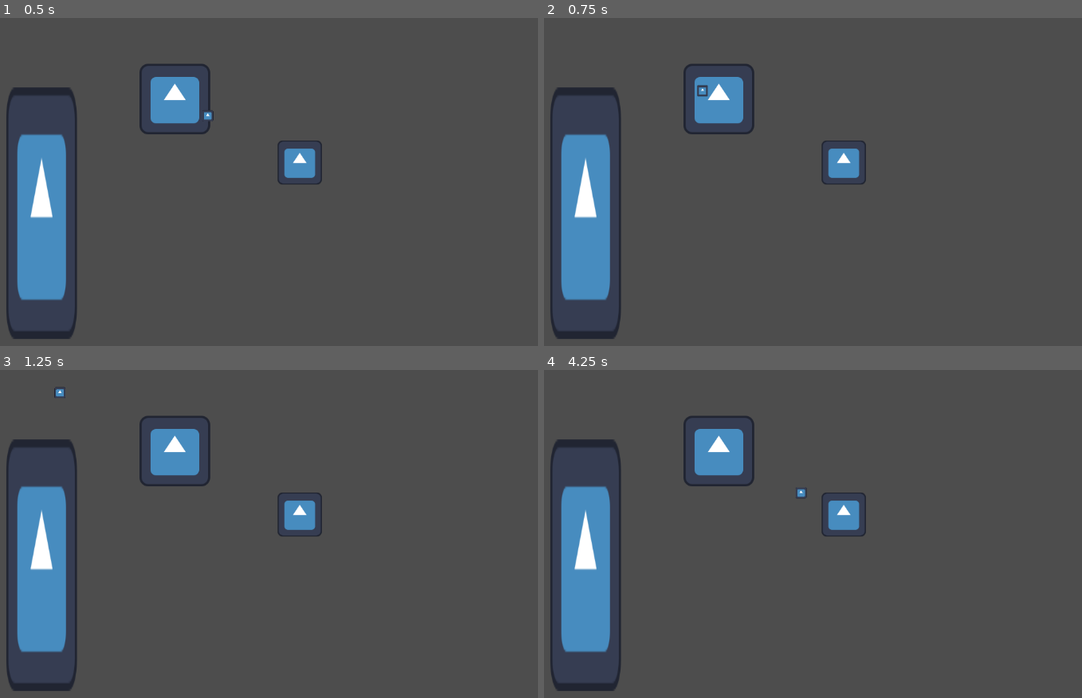
Above: before the commit, frames 1-4 (two rows, left to right).
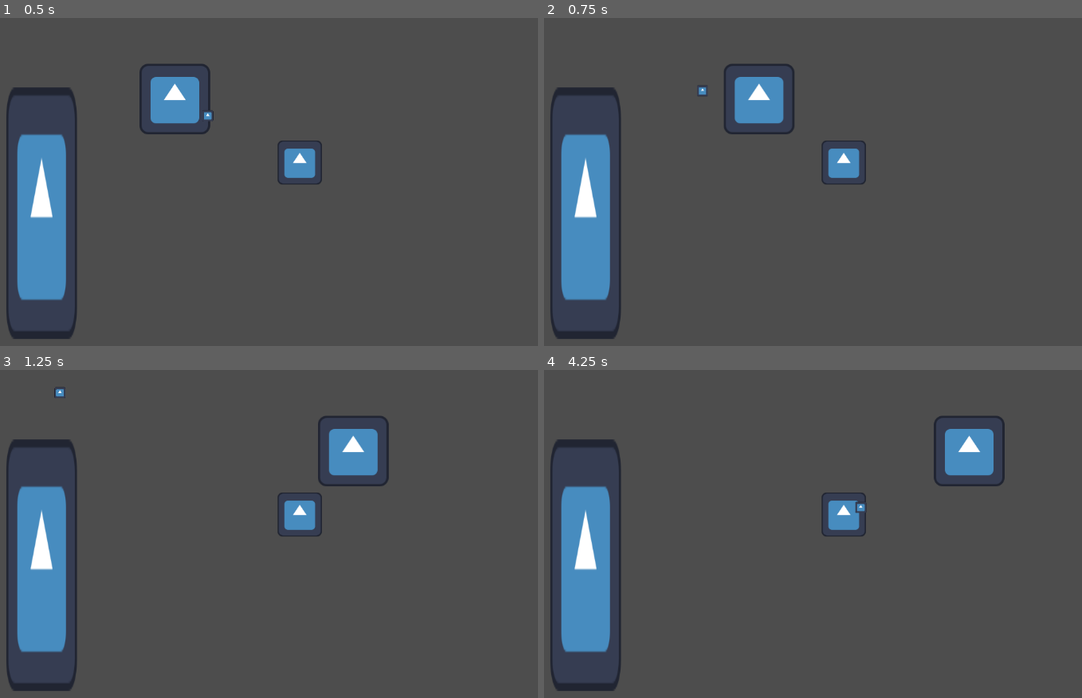
Above: after the commit, the same moments.

Repository: icarus-child/ASJ2026
Game: Godot game, scene res://main.tscn
Two runs of this game, one before a commit and one after it. Both use one fixed random seed, a clock stepped at 60 frames per second and the inputs below. The engine's default icon, where the game draws it, is replaced by a stand-in: a white triangle on a blue panel in a dark square.
Inputs:
- Up to frame 1 (0.5 s): no input
- Up to frame 2 (0.75 s): hold D (move_right, bound only after the commit) from 0.53 s (still down)
- Up to frame 3 (1.25 s): keep holding D (move_right, bound only after the commit)
- Up to frame 4 (4.25 s): release D (move_right, bound only after the commit) at 1.28 s; hold S (move_down, bound only after the commit) 1.28-2.03 s; hold D (move_right, bound only after the commit) 2.03-2.78 s; hold W (move_up, bound only after the commit) 2.78-3.53 s; tap Enter at 3.5 s; hold A (move_left, bound only after the commit) from 3.53 s (still down)

Frame 1 is identical in both runs. In frame 2, 2.6% of the frame differs, in the area x 25-47%, y 14-36%; in frame 3, 3.3%; in frame 4, 3.4%, in the area x 25-86%, y 14-44%.

Commit message:
add wasd movement

Diff:
--- a/project.godot
+++ b/project.godot
@@ -28,23 +28,34 @@
 move_left={
 "deadzone": 0.2,
 "events": [Object(InputEventJoypadMotion,"resource_local_to_scene":false,"resource_name":"","device":-1,"axis":0,"axis_value":-1.0,"script":null)
+, Object(InputEventKey,"resource_local_to_scene":false,"resource_name":"","device":-1,"window_id":0,"alt_pressed":false,"shift_pressed":false,"ctrl_pressed":false,"meta_pressed":false,"pressed":false,"keycode":0,"physical_keycode":65,"key_label":0,"unicode":97,"location":0,"echo":false,"script":null)
 ]
 }
 move_right={
 "deadzone": 0.2,
 "events": [Object(InputEventJoypadMotion,"resource_local_to_scene":false,"resource_name":"","device":-1,"axis":0,"axis_value":1.0,"script":null)
+, Object(InputEventKey,"resource_local_to_scene":false,"resource_name":"","device":-1,"window_id":0,"alt_pressed":false,"shift_pressed":false,"ctrl_pressed":false,"meta_pressed":false,"pressed":false,"keycode":0,"physical_keycode":68,"key_label":0,"unicode":100,"location":0,"echo":false,"script":null)
 ]
 }
 move_up={
 "deadzone": 0.2,
 "events": [Object(InputEventJoypadMotion,"resource_local_to_scene":false,"resource_name":"","device":-1,"axis":1,"axis_value":-1.0,"script":null)
+, Object(InputEventKey,"resource_local_to_scene":false,"resource_name":"","device":-1,"window_id":0,"alt_pressed":false,"shift_pressed":false,"ctrl_pressed":false,"meta_pressed":false,"pressed":false,"keycode":0,"physical_keycode":87,"key_label":0,"unicode":119,"location":0,"echo":false,"script":null)
 ]
 }
 move_down={
 "deadzone": 0.2,
 "events": [Object(InputEventJoypadMotion,"resource_local_to_scene":false,"resource_name":"","device":-1,"axis":1,"axis_value":1.0,"script":null)
+, Object(InputEventKey,"resource_local_to_scene":false,"resource_name":"","device":-1,"window_id":0,"alt_pressed":false,"shift_pressed":false,"ctrl_pressed":false,"meta_pressed":false,"pressed":false,"keycode":0,"physical_keycode":83,"key_label":0,"unicode":115,"location":0,"echo":false,"script":null)
 ]
 }
+
+[layer_names]
+
+2d_physics/layer_1="Player Collisions"
+2d_physics/layer_2="Player Hurtbox"
+2d_physics/layer_5="Enemy Collisions"
+2d_physics/layer_6="Enemy Hurtbox"
 
 [physics]
 
